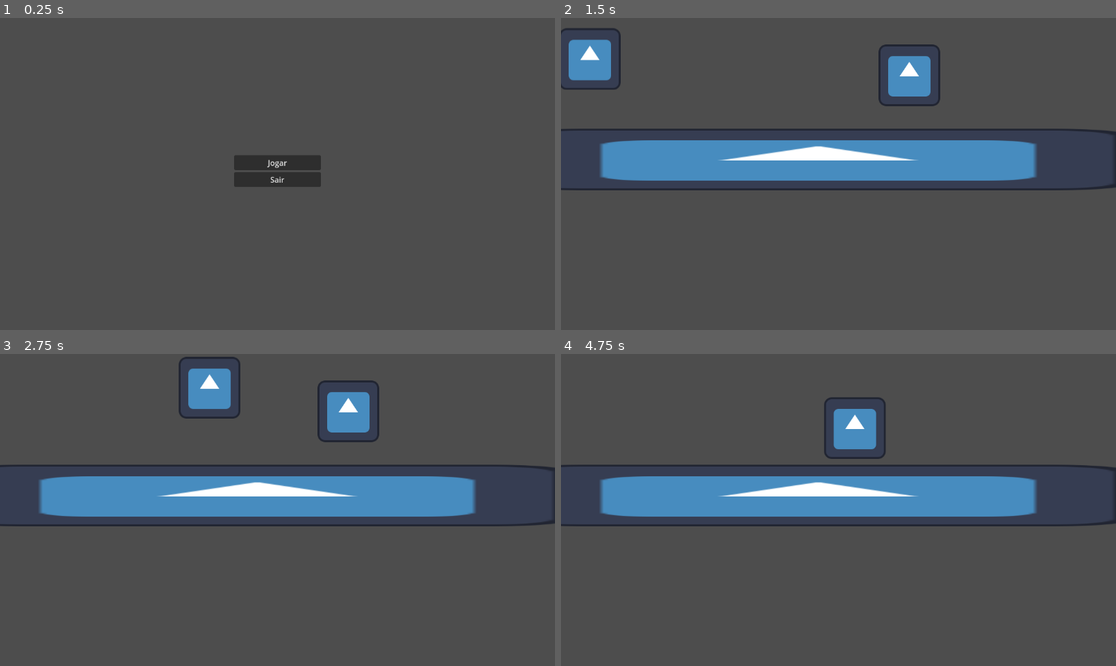
Above: before the commit, frames 1-4 (two rows, left to right).
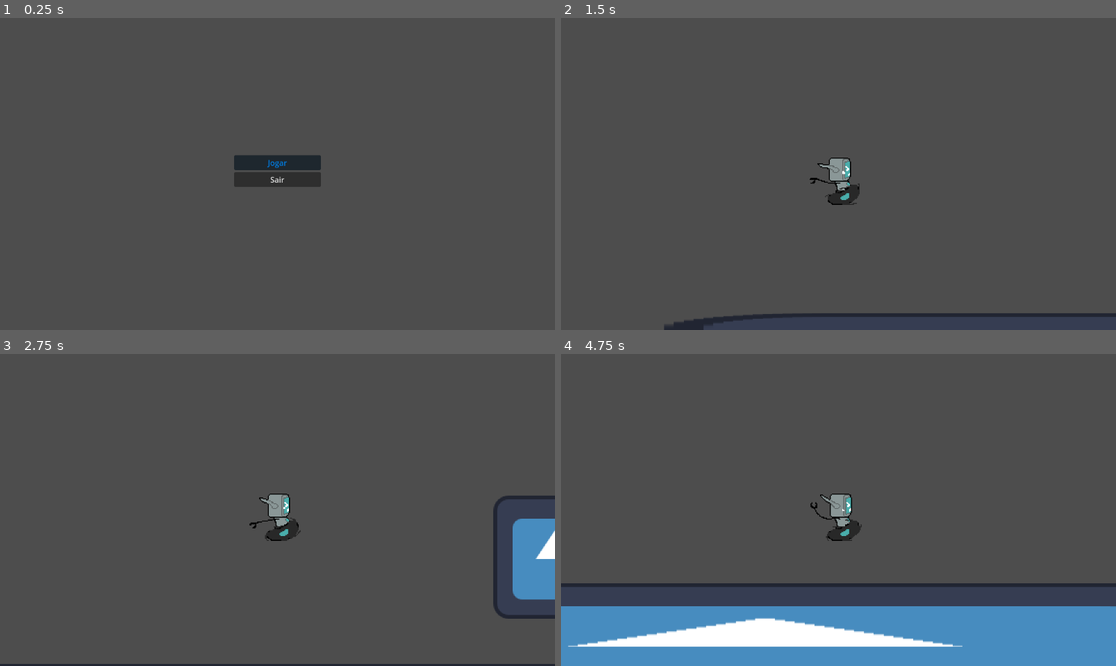
Above: after the commit, the same moments.

Repository: Guardenean/Gamejam_Experience
Game: Godot game, scene res://Cenas/Interface.tscn
Two runs of this game, one before a commit and one after it. Both use one fixed random seed, a clock stepped at 60 frames per second and the inputs below. The engine's default icon, where the game draws it, is replaced by a stand-in: a white triangle on a blue panel in a dark square.
Inputs:
- Up to frame 1 (0.25 s): no input
- Up to frame 2 (1.5 s): click "Jogar" at 0.5 s; tap Enter (ui_accept) at 1.25 s; hold Right (ui_right) from 1.28 s (still down)
- Up to frame 3 (2.75 s): keep holding Right (ui_right); tap Enter (ui_accept) at 1.52, 2.27 s
- Up to frame 4 (4.75 s): release Right (ui_right) at 2.78 s; hold Left (ui_left) 2.78-3.53 s; hold Right (ui_right) from 3.53 s (still down); tap Enter (ui_accept) at 3.77, 4.52 s

The runs differ from the first frame. In frame 1, less than 0.1% of the frame differs, in the area x 48-52%, y 45-49%; in frame 2, 16%; in frame 3, 17%; in frame 4, 34%, in the area x 0-100%, y 13-100%.

Commit message:
Animação

Diff:
--- a/Jojinho Godot/Cenas/Interface.tscn
+++ b/Jojinho Godot/Cenas/Interface.tscn
@@ -29,6 +29,9 @@
 layout_mode = 2
 
 [node name="Jogar" type="Button" parent="MarginContainer/VBoxContainer"]
+modulate = Color(0.407843, 0.776471, 1, 1)
+self_modulate = Color(0, 0.698039, 0.984314, 1)
+use_parent_material = true
 layout_mode = 2
 text = "Jogar"
 
--- a/Jojinho Godot/Cenas/Player.tscn
+++ b/Jojinho Godot/Cenas/Player.tscn
@@ -1,10 +1,73 @@
-[gd_scene load_steps=4 format=3 uid="uid://kpf03yu0pjfb"]
+[gd_scene load_steps=13 format=3 uid="uid://kpf03yu0pjfb"]
 
 [ext_resource type="Script" path="res://Scripts/Player.gd" id="1_7v2at"]
-[ext_resource type="Texture2D" uid="uid://cdus7wl16yob0" path="res://icon.svg" id="1_xjprd"]
+[ext_resource type="Texture2D" uid="uid://by2q6lcqwrlos" path="res://Player_Anim/Player_idle.png" id="2_i7kjr"]
+[ext_resource type="Texture2D" uid="uid://crdaf10qhrxbw" path="res://Player_Anim/bot_Run.png" id="3_f81l1"]
 
 [sub_resource type="RectangleShape2D" id="RectangleShape2D_xke7v"]
 size = Vector2(126, 127)
+
+[sub_resource type="AtlasTexture" id="AtlasTexture_4p255"]
+atlas = ExtResource("2_i7kjr")
+region = Rect2(0, 0, 64, 64)
+
+[sub_resource type="AtlasTexture" id="AtlasTexture_we4gr"]
+atlas = ExtResource("2_i7kjr")
+region = Rect2(64, 0, 64, 64)
+
+[sub_resource type="AtlasTexture" id="AtlasTexture_vj2fv"]
+atlas = ExtResource("2_i7kjr")
+region = Rect2(128, 0, 64, 64)
+
+[sub_resource type="AtlasTexture" id="AtlasTexture_cj0cd"]
+atlas = ExtResource("3_f81l1")
+region = Rect2(0, 0, 64, 64)
+
+[sub_resource type="AtlasTexture" id="AtlasTexture_recvd"]
+atlas = ExtResource("3_f81l1")
+region = Rect2(64, 0, 64, 64)
+
+[sub_resource type="AtlasTexture" id="AtlasTexture_d8100"]
+atlas = ExtResource("3_f81l1")
+region = Rect2(128, 0, 64, 64)
+
+[sub_resource type="AtlasTexture" id="AtlasTexture_mtk5q"]
+atlas = ExtResource("3_f81l1")
+region = Rect2(192, 0, 64, 64)
+
+[sub_resource type="SpriteFrames" id="SpriteFrames_1b3a1"]
+animations = [{
+"frames": [{
+"duration": 1.0,
+"texture": SubResource("AtlasTexture_4p255")
+}, {
+"duration": 1.0,
+"texture": SubResource("AtlasTexture_we4gr")
+}, {
+"duration": 1.0,
+"texture": SubResource("AtlasTexture_vj2fv")
+}],
+"loop": true,
+"name": &"Idle",
+"speed": 6.0
+}, {
+"frames": [{
+"duration": 1.0,
+"texture": SubResource("AtlasTexture_cj0cd")
+}, {
+"duration": 1.0,
+"texture": SubResource("AtlasTexture_recvd")
+}, {
+"duration": 1.0,
+"texture": SubResource("AtlasTexture_d8100")
+}, {
+"duration": 1.0,
+"texture": SubResource("AtlasTexture_mtk5q")
+}],
+"loop": true,
+"name": &"Run",
+"speed": 15.0
+}]
 
 [node name="CharacterBody2D" type="CharacterBody2D" groups=["Player"]]
 script = ExtResource("1_7v2at")
@@ -13,11 +76,16 @@
 position = Vector2(-1, -0.5)
 shape = SubResource("RectangleShape2D_xke7v")
 
-[node name="Icon" type="Sprite2D" parent="."]
-texture = ExtResource("1_xjprd")
-
 [node name="Timer" type="Timer" parent="."]
 wait_time = 10.0
 one_shot = true
 
+[node name="AnimatedSprite2D" type="AnimatedSprite2D" parent="."]
+sprite_frames = SubResource("SpriteFrames_1b3a1")
+animation = &"Idle"
+frame_progress = 0.264226
+
+[node name="Camera2D" type="Camera2D" parent="."]
+zoom = Vector2(2, 2)
+
 [connection signal="timeout" from="Timer" to="." method="_on_timer_timeout"]
--- a/Jojinho Godot/Scripts/Player.gd
+++ b/Jojinho Godot/Scripts/Player.gd
@@ -8,6 +8,7 @@
 # Get the gravity from the project settings to be synced with RigidBody nodes.
 var gravity = ProjectSettings.get_setting("physics/2d/default_gravity")
 @onready var timer = $Timer
+@onready var anim = $AnimatedSprite2D
 
 
 func _physics_process(delta):
@@ -24,8 +25,10 @@
 	var direction = Input.get_axis("ui_left", "ui_right")
 	if direction:
 		velocity.x = direction * SPEED
+		anim.play("Run")
 	else:
 		velocity.x = move_toward(velocity.x, 0, SPEED)
+		anim.play("Idle")
 
 
 	move_and_slide()
--- a/Jojinho Godot/project.godot
+++ b/Jojinho Godot/project.godot
@@ -14,3 +14,7 @@
 run/main_scene="res://Cenas/Interface.tscn"
 config/features=PackedStringArray("4.2", "Forward Plus")
 config/icon="res://icon.svg"
+
+[rendering]
+
+textures/canvas_textures/default_texture_filter=0
Binary file added: Jojinho Godot/Assets/botão bloqueado.png
Not shown, added: Jojinho Godot/Assets/botão bloqueado.png.import
Binary file added: Jojinho Godot/Player_Anim/Player_idle.png
Not shown, added: Jojinho Godot/Player_Anim/Player_idle.png.import
Binary file added: Jojinho Godot/Player_Anim/bot_Run.png
Not shown, added: Jojinho Godot/Player_Anim/bot_Run.png.import
